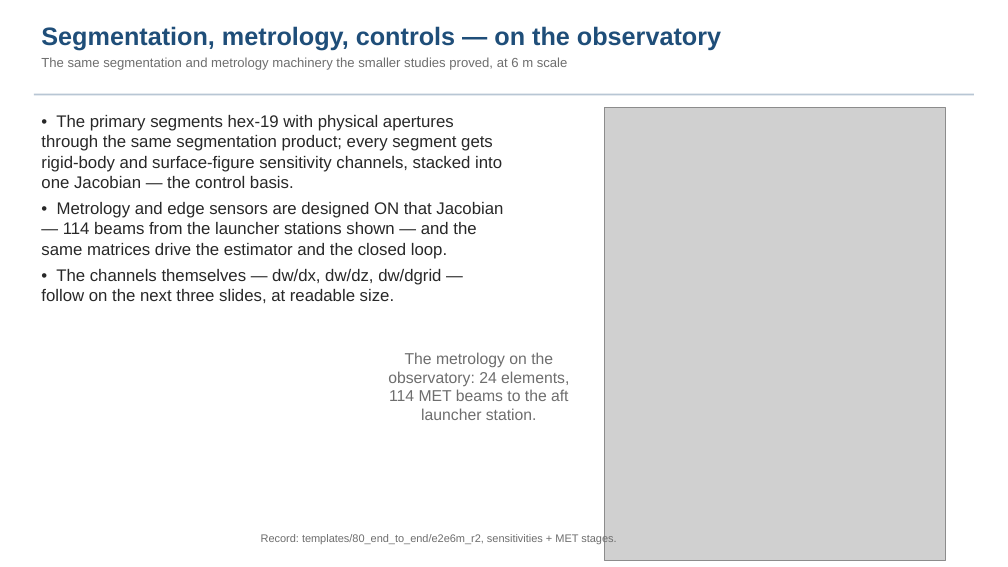
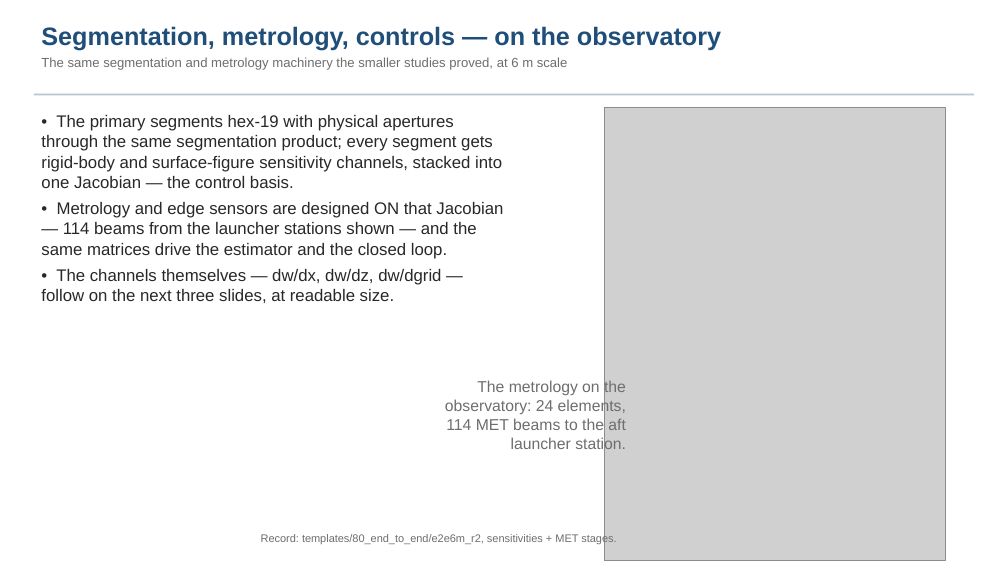
Before and after one commit to nasa-jpl/macos, a slide deck: slide 23 of demo_session/deck_keysight.pptx. Drawn at 1008x567 pixels with LibreOffice and Linux fonts; fonts in the diff are those of the drawing; grey boxes stand for pictures. Boxes give left, top, right and bottom in pixels: in the first picture for what was removed or moved away, otherwise in the second. Text is boxed around its words. In the diff, an @@ line names an element or a change of style, - is before the commit and + after.

```diff
--- a/demo_session/deck_keysight.pptx
+++ b/demo_session/deck_keysight.pptx
@@ text "The metrology on the observatory: ...": place and size @@
-text "The metrology on the observatory: ..." at [388, 352, 569, 420]
+text "The metrology on the observatory: ..." at [445, 380, 626, 453]
@@ text "The metrology on the observatory: ..." at [445, 380, 626, 453]: alignment centre to right @@
```
Also in this commit, not shown: 9 other slides changed, 3 other files.
